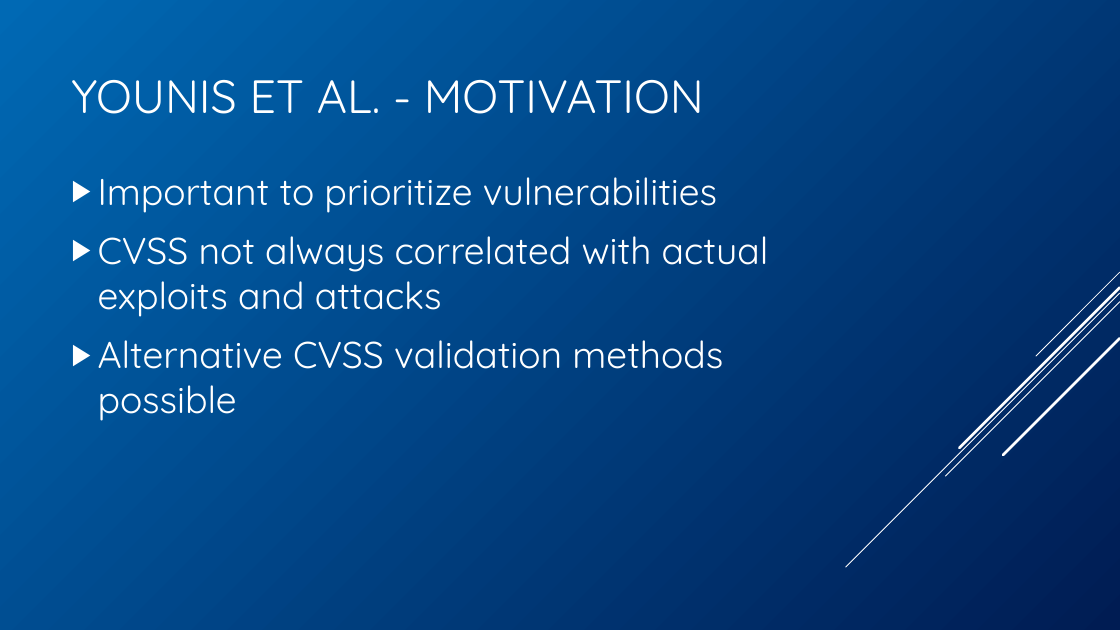
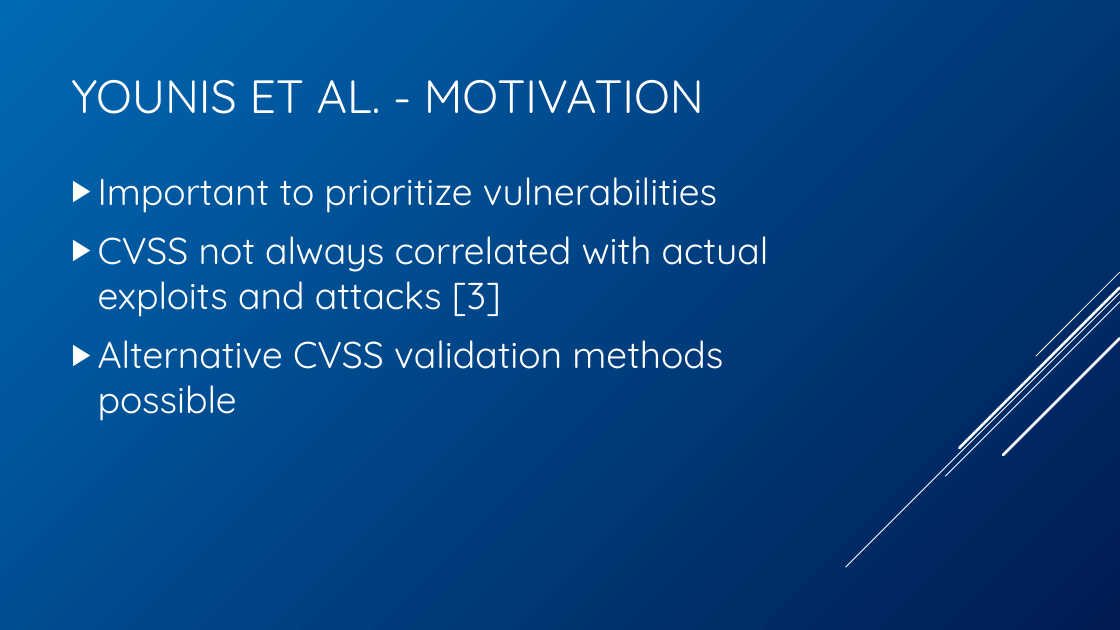
Before and after one commit to BenChurch/Winter2017, a slide deck: slide 11 of CISC848/BackgroundPentation/ChurchCISC848Background.pptx. Drawn at 1120x630 pixels with LibreOffice and Linux fonts; fonts in the diff are those of the drawing. Boxes give left, top, right and bottom in pixels: in the first picture for what was removed or moved away, otherwise in the second. Text is boxed around its words. In the diff, an @@ line names an element or a change of style, - is before the commit and + after.

```diff
--- a/CISC848/BackgroundPentation/ChurchCISC848Background.pptx
+++ b/CISC848/BackgroundPentation/ChurchCISC848Background.pptx
@@ text at <box>98,236,769,317</box>: text changed @@
-▶ CVSS not always correlated with actual exploits and attacks
+▶ CVSS not always correlated with actual exploits and attacks [3]
```
Also in this commit, not shown: 15 other slides changed, 1 slide added.
